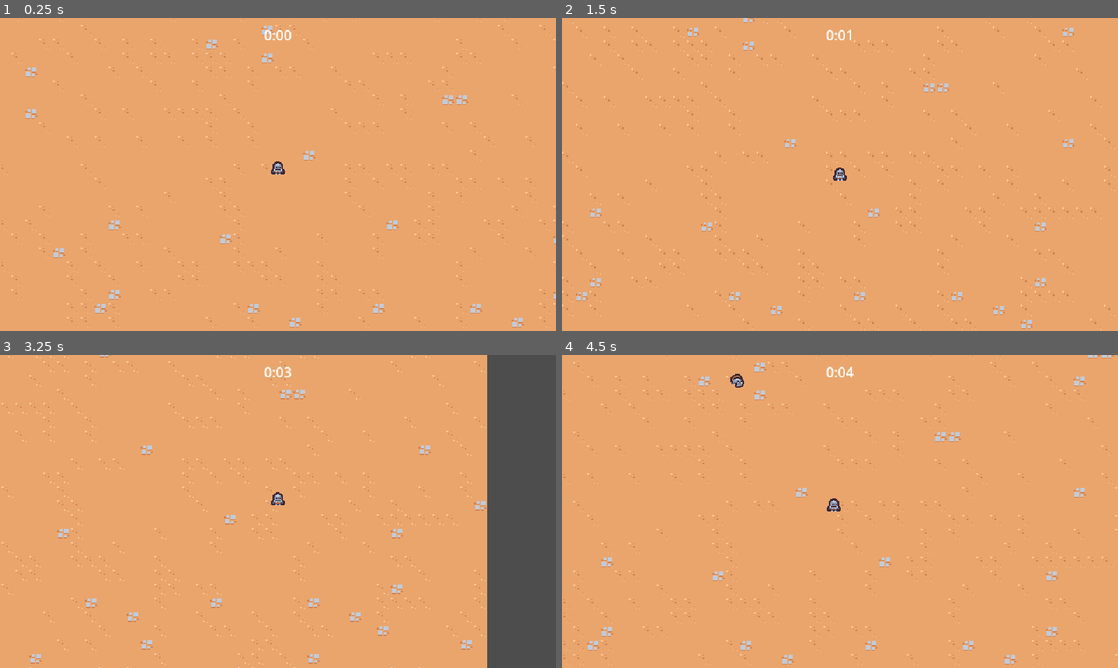
Above: before the commit, frames 1-4 (two rows, left to right).
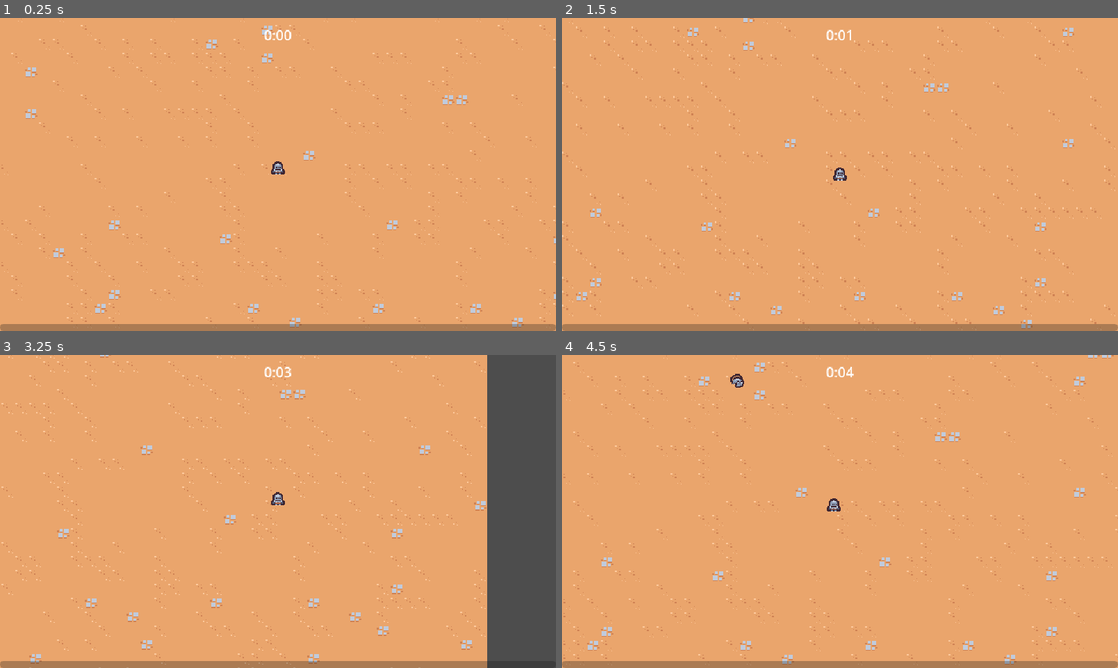
Above: after the commit, the same moments.

Repository: bartoszcholewa/2d-survivors-course
Game: Godot game, scene res://scenes/main/main.tscn
Same seed, same stepped clock (60 frames per second), same inputs: the game is played once before the commit and once after it.
Inputs:
- Up to frame 1 (0.25 s): no input
- Up to frame 2 (1.5 s): tap Enter at 0.5 s; hold D (move_right) 0.53-1.28 s; hold S (move_down) from 1.28 s (still down)
- Up to frame 3 (3.25 s): release S (move_down) at 2.03 s; hold D (move_right) 2.03-2.78 s; hold W (move_up) from 2.78 s (still down)
- Up to frame 4 (4.5 s): release W (move_up) at 3.53 s; hold A (move_left) from 3.53 s (still down)

The runs differ from the first frame. In frame 1, 2.2% of the frame differs, in the area x 0-100%, y 97-100%; in frame 2, 2.2%; in frame 3, 1.9%; in frame 4, 2.2%.

Commit message:
Lesson 20 - Experience Bar

Diff:
--- a/scenes/main/main.tscn
+++ b/scenes/main/main.tscn
@@ -6,12 +6,16 @@
 [ext_resource type="PackedScene" uid="uid://cn4mubatdg4r6" path="res://scenes/game_object/game_camera/game_camera.tscn" id="1_k2fmo"]
 [ext_resource type="PackedScene" uid="uid://c8x14o65pptgj" path="res://scenes/manager/enemy_manager.tscn" id="1_l3cfh"]
 [ext_resource type="PackedScene" uid="uid://bs7aya0wlq53n" path="res://scenes/manager/arena_time_manager.tscn" id="2_ow5a4"]
+[ext_resource type="PackedScene" uid="uid://beo0bp67tx0o7" path="res://scenes/ui/experience_bar.tscn" id="2_yyfjg"]
 [ext_resource type="PackedScene" uid="uid://s47cg22f5pwx" path="res://scenes/manager/experience_manager.tscn" id="4_yyfjg"]
 
 [node name="Main" type="Node"]
 
 [node name="ArenaTimeUI" parent="." node_paths=PackedStringArray("arena_time_manager") instance=ExtResource("1_6q06x")]
 arena_time_manager = NodePath("../ArenaTimeManager")
+
+[node name="ExperienceBar" parent="." node_paths=PackedStringArray("experience_manager") instance=ExtResource("2_yyfjg")]
+experience_manager = NodePath("../ExperienceManager")
 
 [node name="ArenaTimeManager" parent="." instance=ExtResource("2_ow5a4")]
 
--- a/scenes/manager/experience_manager.gd
+++ b/scenes/manager/experience_manager.gd
@@ -1,6 +1,12 @@
 extends Node
 
+signal experience_updated(current_experience: float, target_experience: float)
+
+const TARGET_EXPERIENCE_GROWTH = 5
+
 var current_experience = 0
+var current_level = 1
+var target_experience = 5
 
 
 func _ready() -> void:
@@ -8,8 +14,13 @@
 
 
 func increment_experience(number: float):
-	current_experience += number
-	print(current_experience)
+	current_experience = min(current_experience + number, target_experience)
+	experience_updated.emit(current_experience, target_experience)
+	if current_experience == target_experience:
+		current_level += 1
+		target_experience += TARGET_EXPERIENCE_GROWTH
+		current_experience = 0
+		experience_updated.emit(current_experience, target_experience)
 
 
 func on_experience_vial_collected(number: float):
--- /dev/null
+++ b/scenes/ui/experience_bar.gd
@@ -0,0 +1,15 @@
+extends CanvasLayer
+
+
+@export var experience_manager: Node
+@onready var progress_bar = $MarginContainer/ProgressBar
+
+
+func _ready() -> void:
+	progress_bar.value = 0
+	experience_manager.experience_updated.connect(on_experience_updated)
+
+
+func on_experience_updated(current_experience: float, target_experience: float):
+	var percent = current_experience / target_experience
+	progress_bar.value = percent
--- /dev/null
+++ b/scenes/ui/experience_bar.tscn
@@ -0,0 +1,23 @@
+[gd_scene load_steps=2 format=3 uid="uid://beo0bp67tx0o7"]
+
+[ext_resource type="Script" uid="uid://2kc7ii3y6qgv" path="res://scenes/ui/experience_bar.gd" id="1_r233f"]
+
+[node name="ExperienceBar" type="CanvasLayer"]
+script = ExtResource("1_r233f")
+
+[node name="MarginContainer" type="MarginContainer" parent="."]
+anchors_preset = 15
+anchor_right = 1.0
+anchor_bottom = 1.0
+grow_horizontal = 2
+grow_vertical = 2
+mouse_filter = 2
+
+[node name="ProgressBar" type="ProgressBar" parent="MarginContainer"]
+custom_minimum_size = Vector2(0, 8)
+layout_mode = 2
+size_flags_vertical = 8
+mouse_filter = 2
+max_value = 1.0
+value = 0.5
+show_percentage = false
Not shown: 1 places in scenes/main/main.tscn that only renumber resources
Not shown, added: scenes/ui/experience_bar.gd.uid
